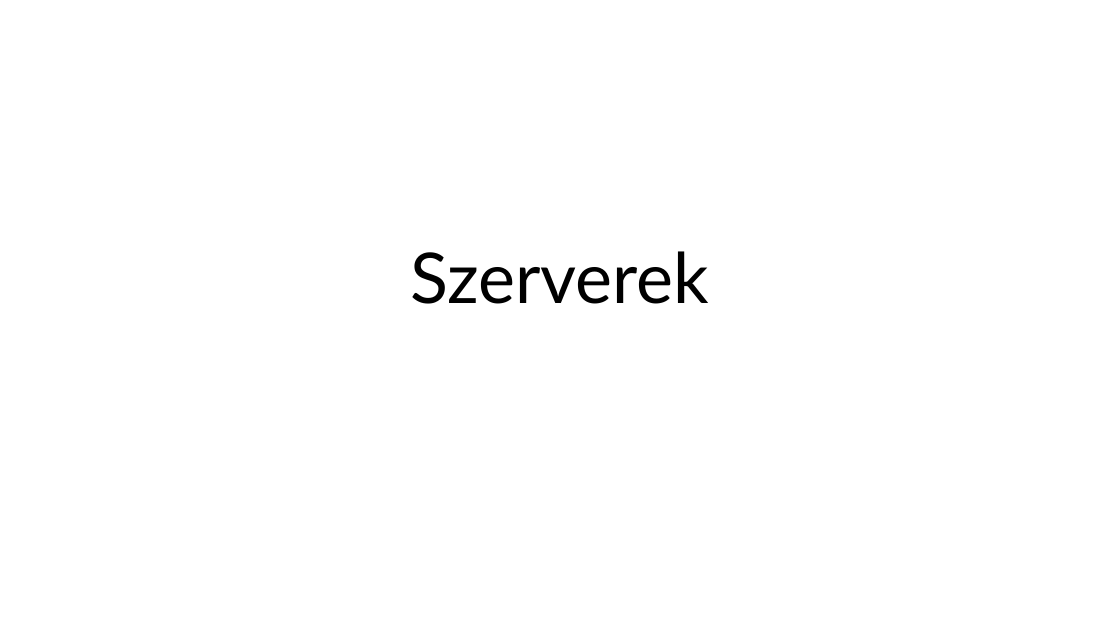
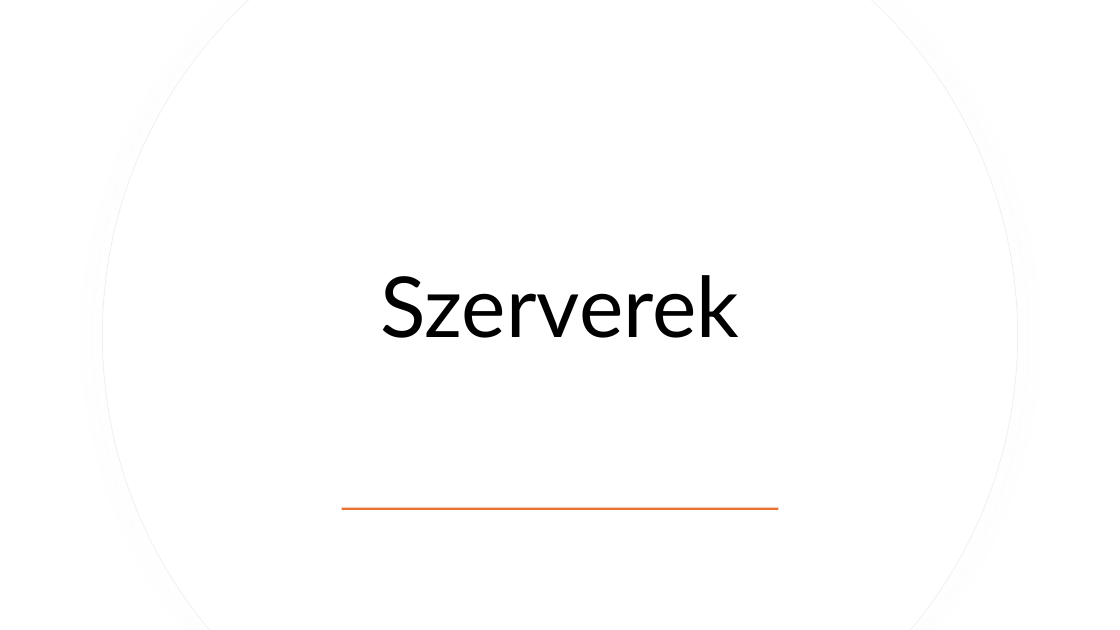
Before and after one commit to torokpeter7/CoreLink-KFT, a slide deck: slide 10 of Végleges/CoreLink_KFT.pptx (slide 12 before the commit). Drawn at 1120x630 pixels with LibreOffice and Linux fonts; fonts in the diff are those of the drawing. Boxes give left, top, right and bottom in pixels: in the first picture for what was removed or moved away, otherwise in the second. Text is boxed around its words. In the diff, an @@ line names an element or a change of style, - is before the commit and + after.

```diff
--- a/Végleges/CoreLink_KFT.pptx
+++ b/Végleges/CoreLink_KFT.pptx
@@ freeform shape added at (103,0,1018,630), fill #FFFFFF, outline #EFEFEF 0.75 pt @@
@@ freeform shape added at (103,0,1017,630), fill #FFFFFF @@
@@ title "Szerverek": place and size @@
-title "Szerverek" at (411,251,710,304)
+title "Szerverek" at (381,275,740,338)
@@ title "Szerverek" at (381,275,740,338): size 60 to 72 pt; vertical alignment bottom to middle @@
@@ rectangle added at (342,507,779,510), fill #E97132 @@
```
Also in this commit, not shown: 6 other slides changed, 11 slides added, 5 slides removed.
